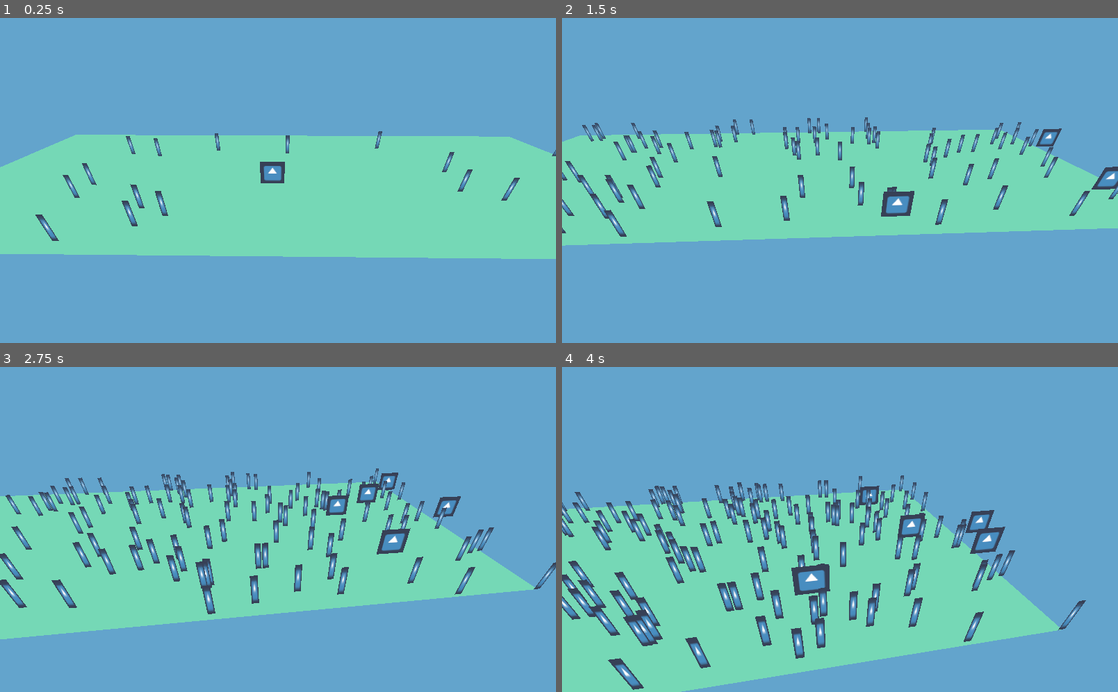
Above: before the commit, frames 1-4 (two rows, left to right).
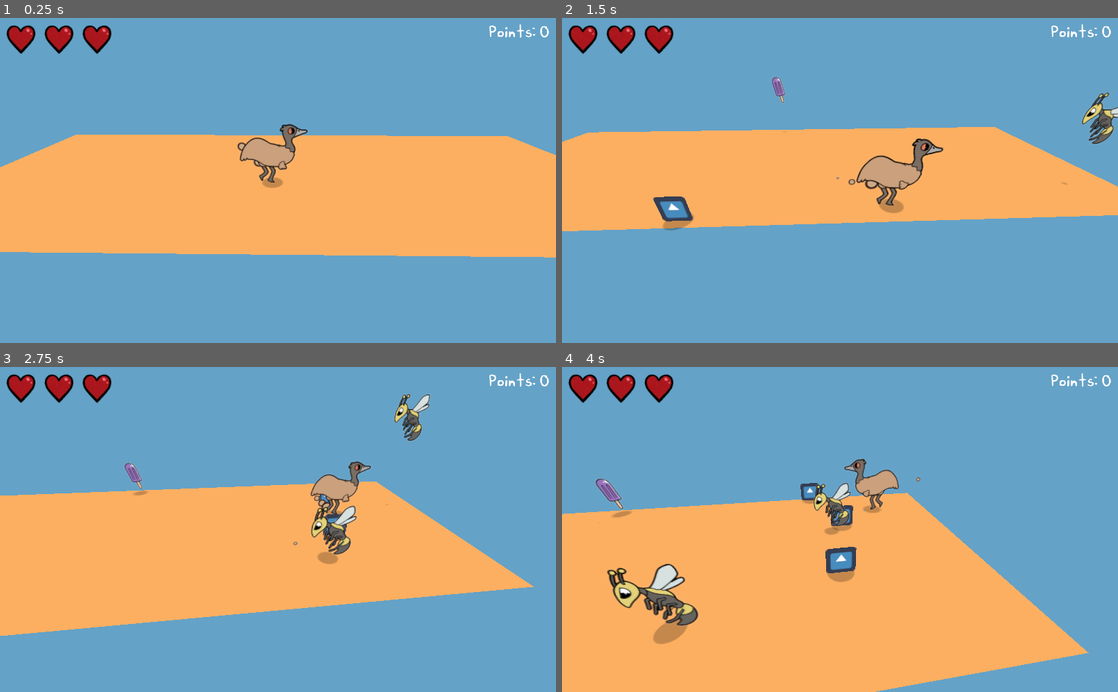
Above: after the commit, the same moments.

Repository: RonanSandoval/Games-Den-Quick
Game: Godot game, scene res://Scenes/Main Scene.tscn
Two runs of this game, one before a commit and one after it. Both use one fixed random seed, a clock stepped at 60 frames per second and the inputs below. The engine's default icon, where the game draws it, is replaced by a stand-in: a white triangle on a blue panel in a dark square.
Inputs:
- Up to frame 1 (0.25 s): no input
- Up to frame 2 (1.5 s): hold D (move_right) 0.53-1.28 s; hold S (move_down) from 1.28 s (still down)
- Up to frame 3 (2.75 s): release S (move_down) at 2.03 s; hold D (move_right) from 2.03 s (still down)
- Up to frame 4 (4 s): release D (move_right) at 2.78 s; hold Up (move_up) 2.78-3.53 s; hold Left (move_left) from 3.53 s (still down)

The runs differ from the first frame. In frame 1, 38% of the frame differs, in the area x 0-100%, y 1-75%; in frame 2, 33%; in frame 3, 36%; in frame 4, 50%, in the area x 0-99%, y 1-100%.

Commit message:
second commit

Diff:
--- a/Scenes/Bee.tscn
+++ b/Scenes/Bee.tscn
@@ -1,16 +1,34 @@
-[gd_scene load_steps=6 format=2]
+[gd_scene load_steps=10 format=2]
 
 [ext_resource path="res://icon.png" type="Texture" id=1]
 [ext_resource path="res://Scripts/EnemyController.gd" type="Script" id=2]
+[ext_resource path="res://Sprites/dust1.png" type="Texture" id=3]
+[ext_resource path="res://Sprites/bee_anim-1.png" type="Texture" id=4]
+[ext_resource path="res://Sprites/bee_anim-2.png" type="Texture" id=5]
 
 [sub_resource type="BoxShape" id=3]
 margin = 0.001
-extents = Vector3( 0.5, 0.5, 0.2 )
+extents = Vector3( 1, 1, 0.3 )
 
-[sub_resource type="QuadMesh" id=1]
+[sub_resource type="SpriteFrames" id=6]
+animations = [ {
+"frames": [ ExtResource( 1 ) ],
+"loop": true,
+"name": "default",
+"speed": 5.0
+}, {
+"frames": [ ExtResource( 4 ), ExtResource( 5 ) ],
+"loop": true,
+"name": "New Anim",
+"speed": 5.0
+} ]
 
-[sub_resource type="SpatialMaterial" id=2]
-albedo_texture = ExtResource( 1 )
+[sub_resource type="QuadMesh" id=4]
+
+[sub_resource type="SpatialMaterial" id=5]
+flags_transparent = true
+albedo_color = Color( 0, 0, 0, 0.431373 )
+albedo_texture = ExtResource( 3 )
 
 [node name="Bee" type="Area" groups=["Enemy"]]
 script = ExtResource( 2 )
@@ -18,7 +36,16 @@
 [node name="CollisionShape" type="CollisionShape" parent="."]
 shape = SubResource( 3 )
 
-[node name="Sprite" type="MeshInstance" parent="."]
-mesh = SubResource( 1 )
+[node name="AnimatedSprite3D" type="AnimatedSprite3D" parent="."]
+transform = Transform( 1.5, 0, 0, 0, 1.5, 0, 0, 0, 1, 0, 0, 0 )
+pixel_size = 0.0015
+frames = SubResource( 6 )
+animation = "New Anim"
+frame = 1
+playing = true
+
+[node name="Shadow" type="MeshInstance" parent="."]
+transform = Transform( 1, 0, 0, 0, -4.37114e-08, 1, 0, -1, -4.37114e-08, 0, -0.49, 0 )
+mesh = SubResource( 4 )
 skeleton = NodePath("")
-material/0 = SubResource( 2 )
+material/0 = SubResource( 5 )
--- /dev/null
+++ b/Scenes/Food.tscn
@@ -0,0 +1,72 @@
+[gd_scene load_steps=13 format=2]
+
+[ext_resource path="res://Sprites/lollipop.png" type="Texture" id=1]
+[ext_resource path="res://Scripts/FoodController.gd" type="Script" id=2]
+[ext_resource path="res://Sprites/dust1.png" type="Texture" id=3]
+
+[sub_resource type="BoxShape" id=1]
+margin = 0.001
+extents = Vector3( 0.8, 0.8, 0.8 )
+
+[sub_resource type="SpriteFrames" id=2]
+animations = [ {
+"frames": [ ExtResource( 1 ) ],
+"loop": true,
+"name": "default",
+"speed": 5.0
+} ]
+
+[sub_resource type="QuadMesh" id=3]
+
+[sub_resource type="SpatialMaterial" id=4]
+flags_transparent = true
+albedo_color = Color( 0, 0, 0, 0.431373 )
+albedo_texture = ExtResource( 3 )
+
+[sub_resource type="Curve" id=5]
+_data = [ Vector2( 0.603261, 1 ), 0.0, 0.0, 0, 0, Vector2( 0.934783, 0 ), 0.0, 0.0, 0, 0 ]
+
+[sub_resource type="CurveTexture" id=6]
+curve = SubResource( 5 )
+
+[sub_resource type="ParticlesMaterial" id=7]
+lifetime_randomness = 0.2
+direction = Vector3( 0, 1, 0 )
+spread = 20.0
+initial_velocity = 8.0
+initial_velocity_random = 0.2
+scale_curve = SubResource( 6 )
+
+[sub_resource type="SpatialMaterial" id=8]
+flags_transparent = true
+albedo_texture = ExtResource( 1 )
+
+[sub_resource type="QuadMesh" id=9]
+material = SubResource( 8 )
+
+[node name="Food" type="Area" groups=["Point"]]
+script = ExtResource( 2 )
+
+[node name="CollisionShape" type="CollisionShape" parent="."]
+shape = SubResource( 1 )
+
+[node name="AnimatedSprite3D" type="AnimatedSprite3D" parent="."]
+pixel_size = 0.002
+frames = SubResource( 2 )
+
+[node name="Shadow" type="MeshInstance" parent="."]
+transform = Transform( 0.1, 0, 0, 0, -4.37114e-09, 1, 0, -0.1, -4.37114e-08, 0, -0.49, 0 )
+mesh = SubResource( 3 )
+skeleton = NodePath("")
+material/0 = SubResource( 4 )
+
+[node name="Particles" type="Particles" parent="."]
+emitting = false
+amount = 10
+lifetime = 2.0
+one_shot = true
+speed_scale = 2.0
+explosiveness = 1.0
+local_coords = false
+process_material = SubResource( 7 )
+draw_pass_1 = SubResource( 9 )
--- a/Scenes/Main Scene.tscn
+++ b/Scenes/Main Scene.tscn
@@ -1,19 +1,31 @@
-[gd_scene load_steps=8 format=2]
+[gd_scene load_steps=13 format=2]
 
 [ext_resource path="res://Scripts/CameraController.gd" type="Script" id=1]
 [ext_resource path="res://Scenes/Player.tscn" type="PackedScene" id=2]
 [ext_resource path="res://Scripts/GrassCreator.gd" type="Script" id=3]
 [ext_resource path="res://Scripts/EnemySpawnerController.gd" type="Script" id=4]
+[ext_resource path="res://Sprites/heart.png" type="Texture" id=5]
+[ext_resource path="res://Scripts/InterfaceController.gd" type="Script" id=6]
 
 [sub_resource type="PlaneMesh" id=1]
 
 [sub_resource type="SpatialMaterial" id=3]
-albedo_color = Color( 0.458824, 0.847059, 0.709804, 1 )
+albedo_color = Color( 0.988235, 0.686275, 0.368627, 1 )
 
 [sub_resource type="Environment" id=2]
 background_mode = 1
-background_color = Color( 0.392157, 0.647059, 0.803922, 1 )
+background_color = Color( 0.4, 0.639216, 0.784314, 1 )
 ambient_light_color = Color( 1, 1, 1, 1 )
+
+[sub_resource type="DynamicFontData" id=4]
+font_path = "res://Sprites/FallenSans-Regular.ttf"
+
+[sub_resource type="DynamicFont" id=5]
+size = 30
+font_data = SubResource( 4 )
+
+[sub_resource type="Theme" id=6]
+default_font = SubResource( 5 )
 
 [node name="Main Scene" type="Spatial"]
 
@@ -31,9 +43,57 @@
 script = ExtResource( 4 )
 
 [node name="Player" parent="." instance=ExtResource( 2 )]
-transform = Transform( 1, 0, 0, 0, 1, 0, 0, 0, 1, 0, 0.5, 0 )
+transform = Transform( 1, 0, 0, 0, 1, 0, 0, 0, 1, 0, 1.5, 0 )
 
 [node name="Interface" type="Node" parent="."]
+script = ExtResource( 6 )
 
-[node name="Grass" type="Node" parent="."]
+[node name="Health1" type="TextureRect" parent="Interface"]
+margin_left = 7.0
+margin_top = 7.0
+margin_right = 71.0
+margin_bottom = 71.0
+texture = ExtResource( 5 )
+__meta__ = {
+"_edit_use_anchors_": false
+}
+
+[node name="Health2" type="TextureRect" parent="Interface"]
+margin_left = 77.0
+margin_top = 7.0
+margin_right = 141.0
+margin_bottom = 71.0
+rect_pivot_offset = Vector2( 50, 17 )
+texture = ExtResource( 5 )
+__meta__ = {
+"_edit_use_anchors_": false
+}
+
+[node name="Health3" type="TextureRect" parent="Interface"]
+margin_left = 147.0
+margin_top = 7.0
+margin_right = 211.0
+margin_bottom = 71.0
+rect_pivot_offset = Vector2( 50, 17 )
+texture = ExtResource( 5 )
+__meta__ = {
+"_edit_use_anchors_": false
+}
+
+[node name="Points" type="RichTextLabel" parent="Interface"]
+anchor_left = 1.0
+anchor_right = 1.0
+margin_left = -256.0
+margin_top = 10.0
+margin_right = -12.0
+margin_bottom = 49.0
+theme = SubResource( 6 )
+bbcode_enabled = true
+bbcode_text = "[right]POINTS : 0[/right]"
+text = "POINTS : 0"
+__meta__ = {
+"_edit_use_anchors_": false
+}
+
+[node name="NatureSpawner" type="Node" parent="."]
 script = ExtResource( 3 )
--- a/Scenes/Player.tscn
+++ b/Scenes/Player.tscn
@@ -1,16 +1,60 @@
-[gd_scene load_steps=6 format=2]
+[gd_scene load_steps=17 format=2]
 
 [ext_resource path="res://icon.png" type="Texture" id=1]
 [ext_resource path="res://Scripts/PlayerController.gd" type="Script" id=2]
+[ext_resource path="res://Sprites/dust1.png" type="Texture" id=3]
+[ext_resource path="res://Sprites/emu_anim-4.png" type="Texture" id=4]
+[ext_resource path="res://Sprites/emu_anim-2.png" type="Texture" id=5]
+[ext_resource path="res://Sprites/emu_anim-1.png" type="Texture" id=6]
+[ext_resource path="res://Sprites/emu_anim-3.png" type="Texture" id=7]
 
 [sub_resource type="BoxShape" id=3]
 margin = 0.001
-extents = Vector3( 0.5, 0.5, 0.25 )
+extents = Vector3( 1.3, 1.3, 0.3 )
 
-[sub_resource type="QuadMesh" id=4]
+[sub_resource type="SpriteFrames" id=8]
+animations = [ {
+"frames": [ ExtResource( 1 ) ],
+"loop": true,
+"name": "default",
+"speed": 5.0
+}, {
+"frames": [ ExtResource( 6 ), ExtResource( 5 ), ExtResource( 7 ), ExtResource( 4 ) ],
+"loop": true,
+"name": "New Anim",
+"speed": 5.0
+} ]
 
-[sub_resource type="SpatialMaterial" id=5]
-albedo_texture = ExtResource( 1 )
+[sub_resource type="Curve" id=9]
+_data = [ Vector2( 0, 1 ), 0.0, 0.0, 0, 0, Vector2( 1, 0 ), 0.0, 0.0, 0, 0 ]
+
+[sub_resource type="CurveTexture" id=10]
+curve = SubResource( 9 )
+
+[sub_resource type="ParticlesMaterial" id=11]
+lifetime_randomness = 0.5
+emission_ring_axis = Vector3( 0, -1, 1 )
+direction = Vector3( 0, 10, 0 )
+spread = 15.0
+gravity = Vector3( 0, -20, 0 )
+initial_velocity = 5.0
+scale = 0.5
+scale_random = 1.0
+scale_curve = SubResource( 10 )
+
+[sub_resource type="SpatialMaterial" id=12]
+flags_transparent = true
+albedo_texture = ExtResource( 3 )
+
+[sub_resource type="QuadMesh" id=13]
+material = SubResource( 12 )
+
+[sub_resource type="QuadMesh" id=6]
+
+[sub_resource type="SpatialMaterial" id=7]
+flags_transparent = true
+albedo_color = Color( 0, 0, 0, 0.431373 )
+albedo_texture = ExtResource( 3 )
 
 [node name="Player" type="Area"]
 script = ExtResource( 2 )
@@ -18,9 +62,24 @@
 [node name="CollisionShape" type="CollisionShape" parent="."]
 shape = SubResource( 3 )
 
-[node name="Sprite" type="MeshInstance" parent="."]
-mesh = SubResource( 4 )
+[node name="AnimatedSprite3D" type="AnimatedSprite3D" parent="."]
+transform = Transform( 1.5, 0, 0, 0, 1.5, 0, 0, 0, 1, 0, 0, 0 )
+pixel_size = 0.002
+frames = SubResource( 8 )
+animation = "New Anim"
+frame = 2
+playing = true
+
+[node name="Particles" type="Particles" parent="."]
+transform = Transform( 1.5, 0, 0, 0, 1.5, 0, 0, 0, 1, 0, -1.5, 0 )
+local_coords = false
+process_material = SubResource( 11 )
+draw_pass_1 = SubResource( 13 )
+
+[node name="Shadow" type="MeshInstance" parent="."]
+transform = Transform( 1.5, 0, 0, 0, -6.55671e-08, 1, 0, -1.5, -4.37114e-08, 0, -1.49, 0 )
+mesh = SubResource( 6 )
 skeleton = NodePath("")
-material/0 = SubResource( 5 )
+material/0 = SubResource( 7 )
 
 [connection signal="area_entered" from="." to="." method="_on_Player_area_entered"]
--- /dev/null
+++ b/Scenes/Spiny.tscn
@@ -0,0 +1,45 @@
+[gd_scene load_steps=8 format=2]
+
+[ext_resource path="res://icon.png" type="Texture" id=1]
+[ext_resource path="res://Scripts/EnemyController.gd" type="Script" id=2]
+[ext_resource path="res://Sprites/dust1.png" type="Texture" id=3]
+
+[sub_resource type="BoxShape" id=3]
+margin = 0.001
+extents = Vector3( 0.5, 0.5, 0.2 )
+
+[sub_resource type="SpriteFrames" id=6]
+animations = [ {
+"frames": [ ExtResource( 1 ) ],
+"loop": true,
+"name": "default",
+"speed": 5.0
+}, {
+"frames": [  ],
+"loop": true,
+"name": "New Anim",
+"speed": 5.0
+} ]
+
+[sub_resource type="QuadMesh" id=4]
+
+[sub_resource type="SpatialMaterial" id=5]
+flags_transparent = true
+albedo_color = Color( 0, 0, 0, 0.431373 )
+albedo_texture = ExtResource( 3 )
+
+[node name="Spiny" type="Area" groups=["Enemy"]]
+script = ExtResource( 2 )
+
+[node name="CollisionShape" type="CollisionShape" parent="."]
+shape = SubResource( 3 )
+
+[node name="AnimatedSprite3D" type="AnimatedSprite3D" parent="."]
+transform = Transform( 1.5, 0, 0, 0, 1.5, 0, 0, 0, 1, 0, 0, 0 )
+frames = SubResource( 6 )
+
+[node name="Shadow" type="MeshInstance" parent="."]
+transform = Transform( 1.5, 0, 0, 0, -6.55671e-08, 1, 0, -1.5, -4.37114e-08, 0, -0.49, 0 )
+mesh = SubResource( 4 )
+skeleton = NodePath("")
+material/0 = SubResource( 5 )
--- a/Scripts/CameraController.gd
+++ b/Scripts/CameraController.gd
@@ -33,7 +33,7 @@
 	elif mode == 3:
 		#look_at(my_player.translation, Vector3(0,1,0))
 		translation.x = lerp(translation.x, my_player.translation.x / 1.5, delta * 4)
-		translation.z = lerp(translation.z, (my_player.translation.z / 3) + 9, delta * 4)
+		translation.z = lerp(translation.z, (my_player.translation.z / 2) + 9, delta * 4)
 		rotation.y = -translation.x / 50
 
 
--- a/Scripts/EnemyController.gd
+++ b/Scripts/EnemyController.gd
@@ -6,37 +6,93 @@
 var speed = 0
 var degree = 0
 var disappear = false
+var appear = false
+
+var counter = 0
+var mode = 0
 
 const ANGLE_SPEED = 5
 
 onready var my_player = get_node("../../Player")
+onready var my_collision = get_child(0)
+onready var my_sprite = get_child(1)
+onready var my_shadow = get_child(2)
 
 # Called when the node enters the scene tree for the first time.
 func _ready():
+	my_collision.disabled = true
 	if "Bee" in name:
-		speed = 2
+		my_sprite.translation.y = 20
+		my_shadow.scale = Vector3(0.1, 0.1,1)
+		speed = 3
 		if translation.x < 0:
 			direction = 1
 		else:
 			direction = -1
-	pass # Replace with function body.
+	elif "Spiny" in name:
+		scale.x = 0
+		appear = true
+		counter = 3
 
 
 # Called every frame. 'delta' is the elapsed time since the previous frame.
 func _process(delta):
-	degree += delta * ANGLE_SPEED
 	if disappear:
 		scale.x -= delta * 3
 		if scale.x < 0:
 			queue_free()
+
+	elif appear:
+		scale.x += delta * 3
+		if not scale.x < 1:
+			appear = false
 	else:
 
 		if "Bee" in name:
 			bee_AI(delta)
+		if "Spiny" in name:
+			spiny_AI(delta)
 		pass
 
 func bee_AI(delta):
+	degree += delta * ANGLE_SPEED
+	if mode == 1:
+		my_collision.disabled = false
+		my_sprite.translation.y += sin(degree) * 0.01
+	if mode == 0:
+		my_sprite.translation.y = lerp(my_sprite.translation.y, 0.5, 0.04)
+		if abs(my_sprite.translation.y - 0.5) < 0.1:
+			mode = 1
+	if mode == 2:
+		my_sprite.translation.y = lerp(20, my_sprite.translation.y, 0.99)
+		if abs(my_sprite.translation.y - 20) < 0.1:
+			disappear = true
+
+	my_shadow.scale = Vector3((1/my_sprite.translation.y)/1.5,(1/my_sprite.translation.y)/1.5,0)
 	translation.x += direction * delta * speed
-	translation.y += sin(degree) * 0.01
 	if abs(translation.x) > 15:
-		disappear = true
+		mode = 2
+
+	if direction < 0:
+		my_sprite.set_flip_h(false)
+	else:
+		my_sprite.set_flip_h(true)
+
+func spiny_AI(delta):
+	if mode == 0:
+		counter -= delta
+		if counter < 0:
+			degree += delta * ANGLE_SPEED
+			my_sprite.rotation.y = degree
+			if (degree > 2*PI):
+				mode = 1
+				counter = 5
+	if mode == 1:
+		my_collision.disabled = false
+		degree += delta * ANGLE_SPEED
+		my_sprite.scale.y += sin(degree) * 0.03
+		counter -= delta
+		if counter < 0:
+			disappear = true
+
+	pass
--- a/Scripts/EnemySpawnerController.gd
+++ b/Scripts/EnemySpawnerController.gd
@@ -1,24 +1,40 @@
 extends Node
 
-var counter = 0
+var counter_enemy = 0
+var counter_food = 0
 var level = 1
 
 const BEE = preload("res://Scenes/Bee.tscn")
+const FOOD = preload("res://Scenes/Food.tscn")
+const SPINY = preload("res://Scenes/Spiny.tscn")
 
 const GAME_SPEED = 2
+const SPAWN_SPEED = [1]
 
 # Called when the node enters the scene tree for the first time.
 func _ready():
-	counter = 1
+	randomize()
+	counter_enemy = 1
+	counter_food = 1
 	pass # Replace with function body.
 
 
 # Called every frame. 'delta' is the elapsed time since the previous frame.
 func _process(delta):
-	counter -= delta * GAME_SPEED
-	if counter < 0:
-		spawn_bee()
-		counter = 1
+	counter_enemy -= delta * GAME_SPEED
+	counter_food -= delta * GAME_SPEED
+	if counter_enemy < 0:
+		if randf() < 0.5:
+			spawn_spiny()
+			pass
+		else:
+			spawn_bee()
+		counter_enemy = 1
+
+	if counter_food < 0:
+		spawn_food()
+		counter_food = 3
+
 
 
 func spawn_bee():
@@ -28,3 +44,14 @@
 	else:
 		bee_instance.translation = Vector3(-15,0.5,rand_range(-5,5))
 	add_child(bee_instance)
+
+func spawn_spiny():
+	var spiny_instance = SPINY.instance()
+	spiny_instance.translation = Vector3(rand_range(-10,10),0.5,rand_range(-5,5))
+	add_child(spiny_instance)
+
+
+func spawn_food():
+	var food_instance = FOOD.instance()
+	food_instance.translation = Vector3(rand_range(-10,10),0.5,rand_range(-5,5))
+	add_child(food_instance)
--- /dev/null
+++ b/Scripts/FoodController.gd
@@ -0,0 +1,46 @@
+extends Area
+
+var mode = 0
+var degree = 0
+var disappear = false
+var counter = 6
+var dis_counter = 3
+
+const ANGLE_SPEED = 5
+
+onready var my_collision = get_child(0)
+onready var my_sprite = get_child(1)
+onready var my_shadow = get_child(2)
+onready var my_particles = get_child(3)
+
+# Called when the node enters the scene tree for the first time.
+func _ready():
+	my_sprite.translation.y = 20
+	my_collision.disabled = true
+	pass # Replace with function body.
+
+
+# Called every frame. 'delta' is the elapsed time since the previous frame.
+func _process(delta):
+
+	if disappear:
+		dis_counter -= delta
+		my_sprite.opacity = 0
+		my_shadow.visible = false
+		if dis_counter < 0:
+			queue_free()
+
+	degree += delta * ANGLE_SPEED
+	if mode == 1:
+		my_sprite.translation.y += sin(degree) * 0.01
+		counter -= delta
+		if counter < 0 :
+			disappear = true
+
+	if mode == 0:
+		my_sprite.translation.y = lerp(my_sprite.translation.y, 0.5, 0.04)
+		if abs(my_sprite.translation.y - 0.5) < 0.1:
+			my_collision.disabled = false
+			mode = 1
+	my_sprite.rotation.z = sin(degree) / 4
+	my_shadow.scale = Vector3((1/my_sprite.translation.y) / 1.5,(1/my_sprite.translation.y) / 1.5,0)
--- a/Scripts/GrassCreator.gd
+++ b/Scripts/GrassCreator.gd
@@ -12,6 +12,7 @@
 
 # Called every frame. 'delta' is the elapsed time since the previous frame.
 func _process(delta):
-	var grass_instance = BLADE.instance()
-	grass_instance.translation = Vector3(rand_range(-my_floor.scale.x,my_floor.scale.x),0.5,rand_range(-my_floor.scale.z,my_floor.scale.z))
-	add_child(grass_instance)
+	#var grass_instance = BLADE.instance()
+	#grass_instance.translation = Vector3(rand_range(-my_floor.scale.x,my_floor.scale.x),0.5,rand_range(-my_floor.scale.z,my_floor.scale.z))
+	#add_child(grass_instance)
+	pass
--- /dev/null
+++ b/Scripts/InterfaceController.gd
@@ -0,0 +1,19 @@
+extends Node
+
+var my_hearts = []
+onready var my_points = get_node("Points")
+onready var my_player = get_node("../Player")
+
+# Called when the node enters the scene tree for the first time.
+func _ready():
+	my_hearts.push_back(get_node("Health1"))
+	my_hearts.push_back(get_node("Health2"))
+	my_hearts.push_back(get_node("Health3"))
+
+
+# Called every frame. 'delta' is the elapsed time since the previous frame.
+func _process(delta):
+	my_points.bbcode_text = "[right]Points: " + str(my_player.points) + "[/right]"
+	my_hearts[0].visible = my_player.health > 0
+	my_hearts[1].visible = my_player.health > 1
+	my_hearts[2].visible = my_player.health > 2
--- a/Scripts/PlayerController.gd
+++ b/Scripts/PlayerController.gd
@@ -4,24 +4,36 @@
 var vel = 6
 
 var health = 3
+var points = 0
+
+var invincible = 0
 
 const ANGLE_CHANGE = 2
 
 onready var my_cam = get_node("../Camera")
 onready var my_floor = get_node("../Floor")
+onready var my_sprite = get_child(1)
 
 
 # Called when the node enters the scene tree for the first time.
 func _ready():
 	connect("area_entered", self, "on_Player_area_entered")
-	translation = Vector3(-2, 0.5, 0)
+	translation = Vector3(-2, 1.5, 0)
 
 
 # Called every frame. 'delta' is the elapsed time since the previous frame.
 func _process(delta):
 	translation.x += cos(angle) * vel * delta
 	translation.z += sin(angle) * vel * delta
-	rotation.y = my_cam.angle
+	#rotation.y = my_cam.angle
+
+	if not invincible > 0:
+		if cos(angle) > 0:
+			my_sprite.rotation.y = lerp(my_sprite.rotation.y, 0, 0.2)
+			#my_sprite.set_flip_h(false)
+		else:
+			#my_sprite.set_flip_h(true)
+			my_sprite.rotation.y = lerp(my_sprite.rotation.y, -PI, 0.2)
 
 	getInput(delta)
 
@@ -32,7 +44,8 @@
 			angle += 2 * PI
 		if (angle > 2 * PI):
 			angle -= 2 * PI
-		translation.x += cos(angle) * vel * delta * 2
+		#translation.x += cos(angle) * vel * delta * 2
+		translation.x = sign(translation.x) * (my_floor.scale.x - 0.6)
 
 	if (translation.z > my_floor.scale.z - 0.5 or translation.z < -my_floor.scale.z + 0.5):
 		angle = -angle
@@ -40,8 +53,15 @@
 			angle += 2 * PI
 		if (angle > 2 * PI):
 			angle -= 2 * PI
-		translation.z += sin(angle) * vel * delta * 2
+		translation.z = sign(translation.z) * (my_floor.scale.z - 0.6)
 
+	if invincible > 0:
+		invincible -= delta
+		my_sprite.rotation.y += delta * invincible * 6
+		if my_sprite.rotation.y > 2 * PI:
+			my_sprite.rotation.y = 0
+	else:
+		invincible = 0
 
 
 
@@ -74,10 +94,13 @@
 		angle -= 2 * PI
 
 func _on_Player_area_entered(area):
-	print("detected ", area)
 	var groups = area.get_groups()
 	if "Enemy" in groups:
-		print("ouch!")
+		if not invincible > 0:
+			health -= 1
+			invincible = 3
 		area.disappear = true
 	elif "Point" in groups:
-		print("kaching!")
+		points += 1
+		area.disappear = true
+		area.my_particles.emitting = true
Binary file added: Sprites/FallenSans-Regular.ttf
Binary file added: Sprites/bee_anim-1.png
Not shown, added: Sprites/bee_anim-1.png.import
Binary file added: Sprites/bee_anim-2.png
Not shown, added: Sprites/bee_anim-2.png.import
Binary file added: Sprites/dust1.png
Not shown, added: Sprites/dust1.png.import
Binary file added: Sprites/emu_anim-1.png
Not shown, added: Sprites/emu_anim-1.png.import
Binary file added: Sprites/emu_anim-2.png
Not shown, added: Sprites/emu_anim-2.png.import
Binary file added: Sprites/emu_anim-3.png
(and 7 more such lines)
